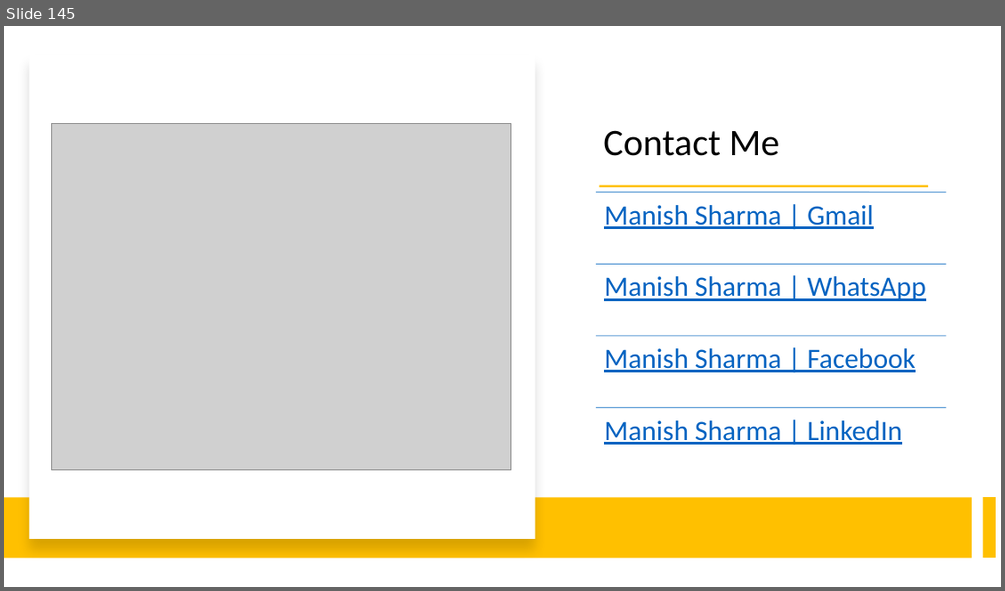
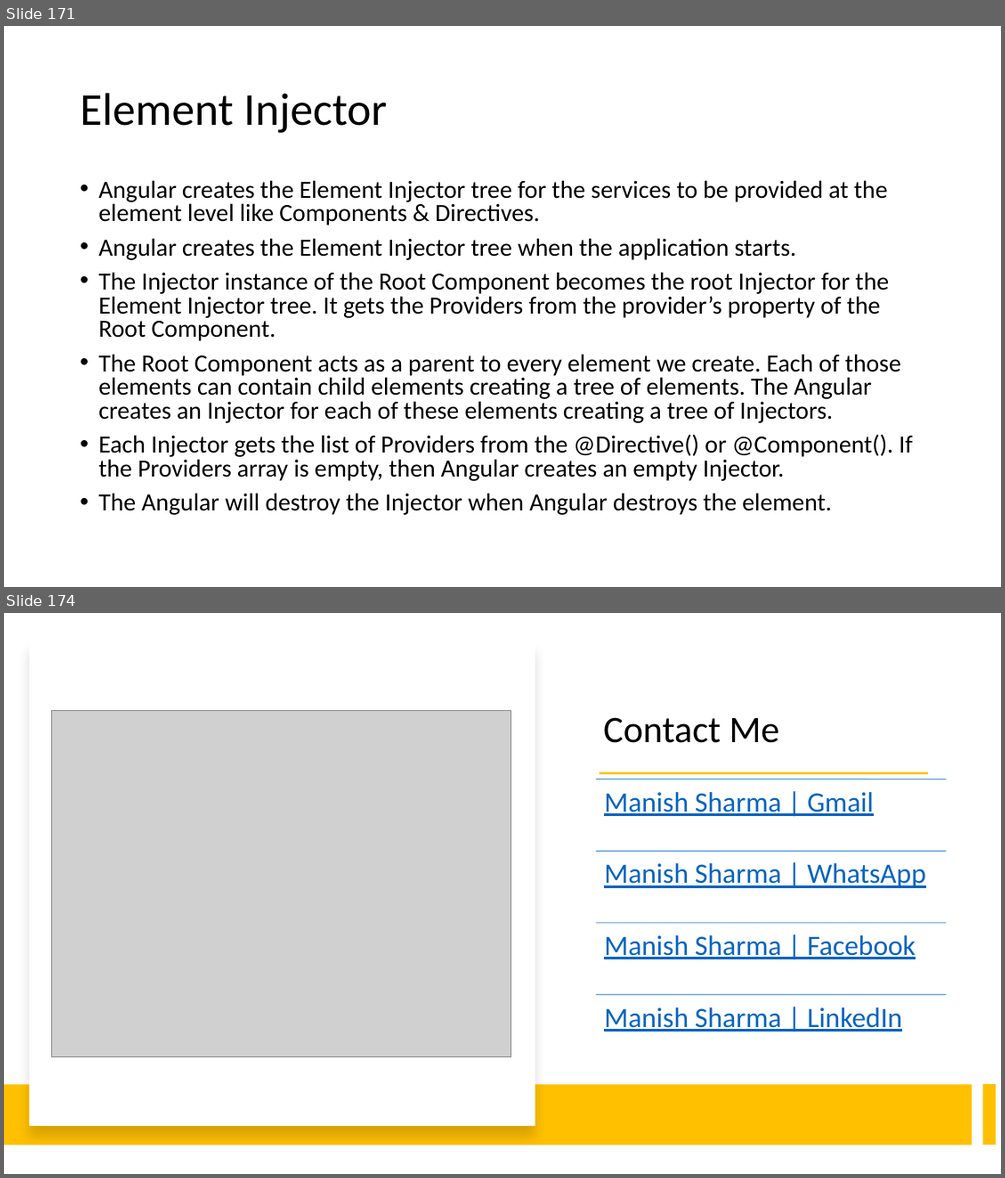
Before and after one commit to explore-with-manish/BFL_Byte_Jul23, a slide deck: Ng-Byte.pptx. Shown one above the other, each under a label of ours: slide 145 before the commit, slides 171 and 174 after it; the slides between them are not shown. The pictures are 1005x591 and 1005x1178 pixels, drawn with LibreOffice and Linux fonts; fonts in the diff are those of the drawing; grey boxes stand for pictures. Boxes give left, top, right and bottom in pixels: in the first picture for what was removed or moved away, otherwise in the second. Text is boxed around its words. In the diff, an @@ line names an element or a change of style, - is before the commit and + after.

Commit message:
Updated PPT

```diff
--- a/Ng-Byte.pptx
+++ b/Ng-Byte.pptx
@@ slide 171 added at box(4, 26, 1001, 587), background #FFFFFF @@
@@ title added at box(80, 93, 387, 133), 44 pt, text #000000 @@
+Element Injector
@@ text added at box(98, 180, 912, 515), 23.8 pt, text #000000 @@
+• Angular creates the Element Injector tree for the services to be provided at the element level like Components & Directives.
+• Angular creates the Element Injector tree when the application starts.
+• The Injector instance of the Root Component becomes the root Injector for the Element Injector tree. It gets the Providers from the provider’s property of the Root Component.
+• The Root Component acts as a parent to every element we create. Each of those elements can contain child elements creating a tree of elements. The Angular creates an Injector for each of these elements creating a tree of Injectors.
+• Each Injector gets the list of Providers from the @Directive() or @Component(). If the Providers array is empty, then Angular creates an empty Injector.
+• The Angular will destroy the Injector when Angular destroys the element.
@@ what was slide 145 is now slide 174 @@
```
Also in this commit, not shown: 28 other slides added.
